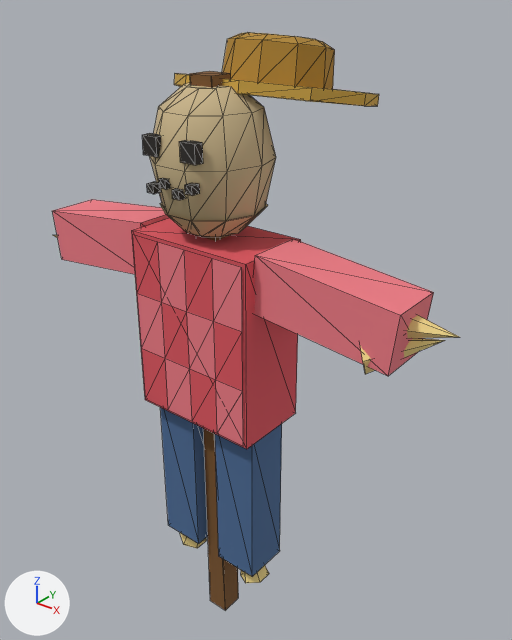
An edit to the glTF model public/models/scarecrow.glb, drawn before and after from the same camera.
Both versions are drawn from a 50 mm camera at (1.39, -1.54, 2.24) aimed at (-0.01, 0.21, 1.16). The lights are fixed; the arrows at lower left show +X, +Y and +Z. The picture after the commit comes second. Mesh edges are drawn as thin lines. Vertices at exactly the same position are counted once.

Objects in the first picture: 'Scarecrow'.
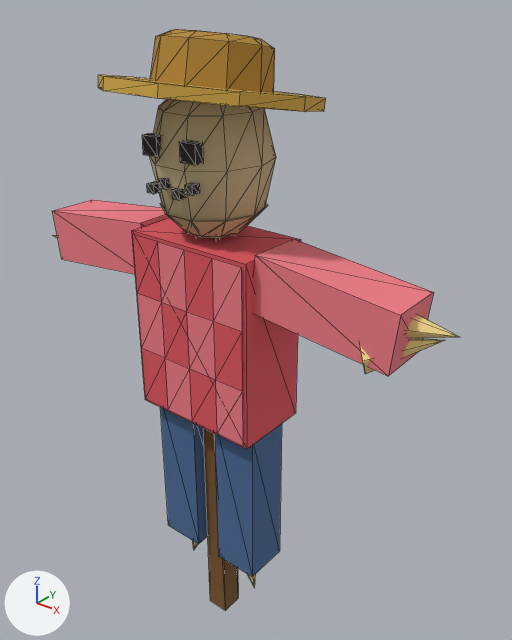
Where the newer file only moved an object's origin or applied its transform, the numbers keep the older frame.

What changed in the scene script:
```text
Change me_scarecrow:
    used by ob_scarecrow; location = (0.0, 0.0, 0.0)
    remove me_scarecrow.from_pydata(...)  # 306 vertices, 464 faces; spans x -0.81..0.81, y -0.18..0.61, z 0.0..2.09
    add me_scarecrow.from_pydata(...)  # 306 vertices, 464 faces; spans x -0.81..0.81, y -0.3..0.31, z 0.0..2.12
    me_scarecrow part 1: the loose piece of 20 vertices spanning x -0.32..0.32, y 0.0..0.61, z 1.86..1.99 is moved by (0.0, -0.3, 0.02)
    me_scarecrow part 2: the loose piece of 30 vertices spanning x -0.17..0.17, y 0.14..0.48, z 1.91..2.09 is moved by (0.0, -0.3, 0.02)
    me_scarecrow part 3
    14 vertices are removed from x -0.2..0.2, y -0.05..0.05, z 0.22..0.45
    20 faces are deleted
    14 vertices are added at x -0.16..0.16, y -0.06..0.06, z 0.16..0.39
    20 new faces join them
```

Boxes (x1, y1, x2, y2) around the edits, measured in the pictures (512 x 640 px; the box of a moved part takes in the faces that stretch with it):
'Scarecrow', reshaped: before (52, 32, 459, 610); after (52, 29, 459, 610)
part 1 of me_scarecrow, moved or reshaped: before (174, 73, 379, 106); after (98, 75, 326, 112)
part 2 of me_scarecrow, moved or reshaped: before (222, 32, 335, 90); after (150, 29, 275, 93)
part 3 of me_scarecrow, moved or reshaped (mostly hidden afterwards): before (180, 533, 269, 583); after (193, 541, 256, 587)
